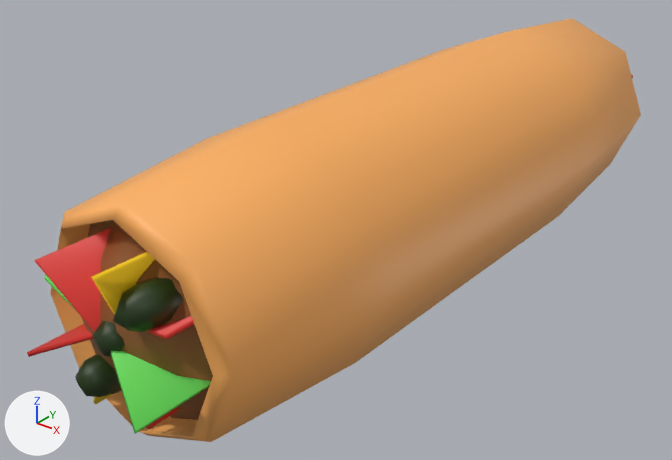
Renders of the Blender file Food/food-burrito.blend from each side of a commit.
Before and after are seen from a 50 mm lens placed at (1.32, -1.95, 0.99), pointed at (-0.12, -0.15, -0.12). The lights are fixed; the arrows at lower left show +X, +Y and +Z.

Script lines for the objects in view, before the commit:
```python
mat_pixelfoodassetscolor = principled_material('PixelFoodAssetsColor')
mat_pixelfoodassetscolor.texture = img_colortilemap_png
me_cylinder = bpy.data.meshes.new('Cylinder')
me_cylinder.from_pydata(...)  # 388 vertices, 426 faces; spans x -0.32..0.32, y -0.32..0.32, z -1.16..1.12
me_cylinder.polygons.foreach_set('use_smooth', [True] * 426)
me_cylinder.materials.append(mat_pixelfoodassetscolor)  # picture img_colortilemap_png
ob_cylinder = bpy.data.objects.new('Cylinder', me_cylinder)
ob_cylinder.location = (0.0, 0.0, 0.0)
ob_cylinder.rotation_euler = (1.571, 0.0, 0.0)  # degrees (90, 0, 0)
_m = ob_cylinder.modifiers.new('Solidify', 'SOLIDIFY')
```
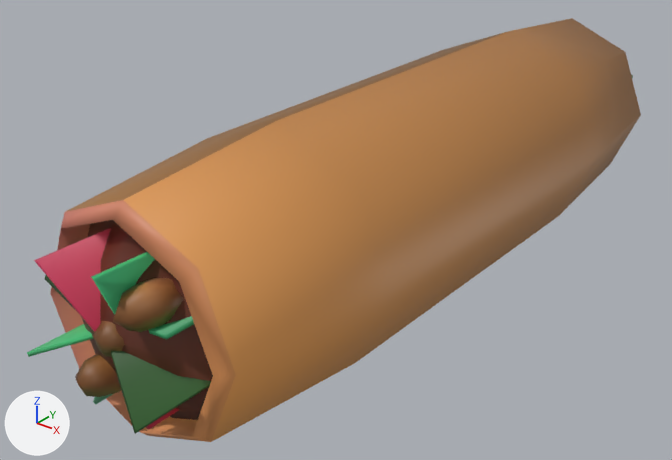
Commit message: updated color palette to be 1 pixel sort of

Changed parts and their boxes (x1, y1, x2, y2) in the pictures (672 x 460 px):
```json
{"object": "Cylinder", "change": "surface changed", "before": [27, 18, 641, 436], "after": [27, 18, 641, 436], "on screen": "orange to brown"}
{"part": 1, "of": "me_cylinder", "change": "surface changed", "before": [27, 18, 641, 442], "after": [27, 18, 641, 442], "on screen": "orange to brown"}
```

Scene script edits in JSON lines:
```json
{"op": "add", "block": "img_palette_psd", "code": ["img_palette_psd = load_image('palette.psd', '../palette-assets/palette.png', 32, 32, 'sRGB')"]}
{"op": "set", "path": "mat_pixelfoodassetscolor.texture", "old": "img_colortilemap_png", "new": "img_palette_psd"}
{"block": "me_cylinder", "where": "me_cylinder.from_pydata(...)  # 388 vertices, 426 faces; spans x -0.32..0.32, y -0.32..0.32, z -1.16..1.12"}
{"block": "me_cylinder", "where": "# used by ob_cylinder; location = (0.0, 0.0, 0.0); rotation_euler = (1.571, 0.0, 0.0), in degrees (90, 0, 0)"}
{"block": "me_cylinder", "change": "me_cylinder part 1: texture (UV) coordinates of 426 of 426 faces, centred in x -0.27..0.27, y -0.27..0.27, z -1.06..1.05, changed; they spanned u 0.01..0.18, v 0.74..0.91 and now span u 0.0..0.24, v 0.88..1.0"}
```
